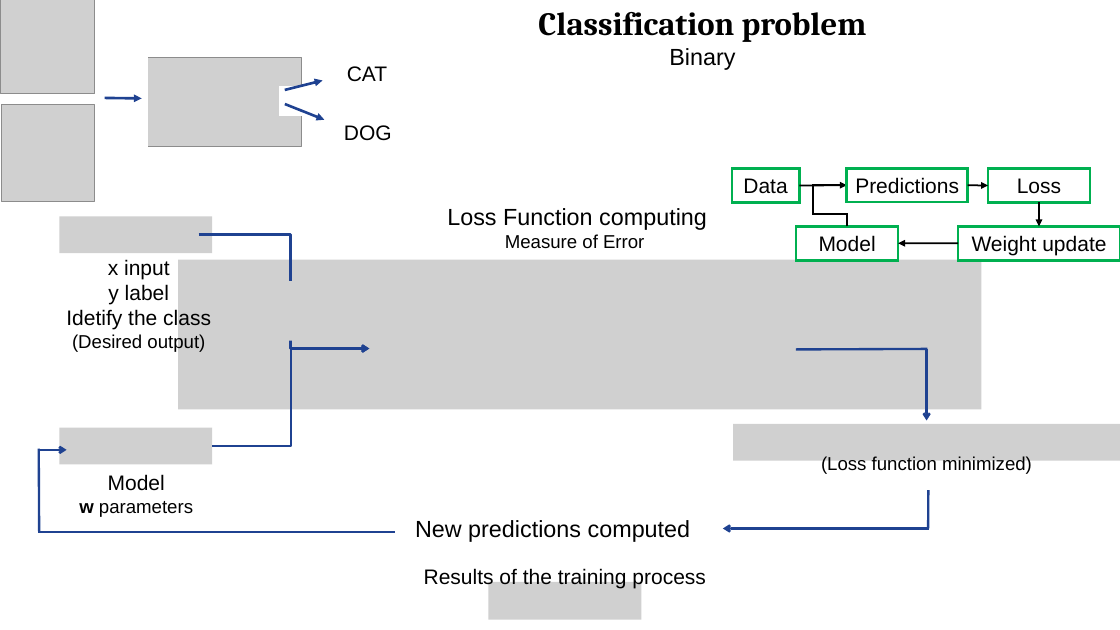
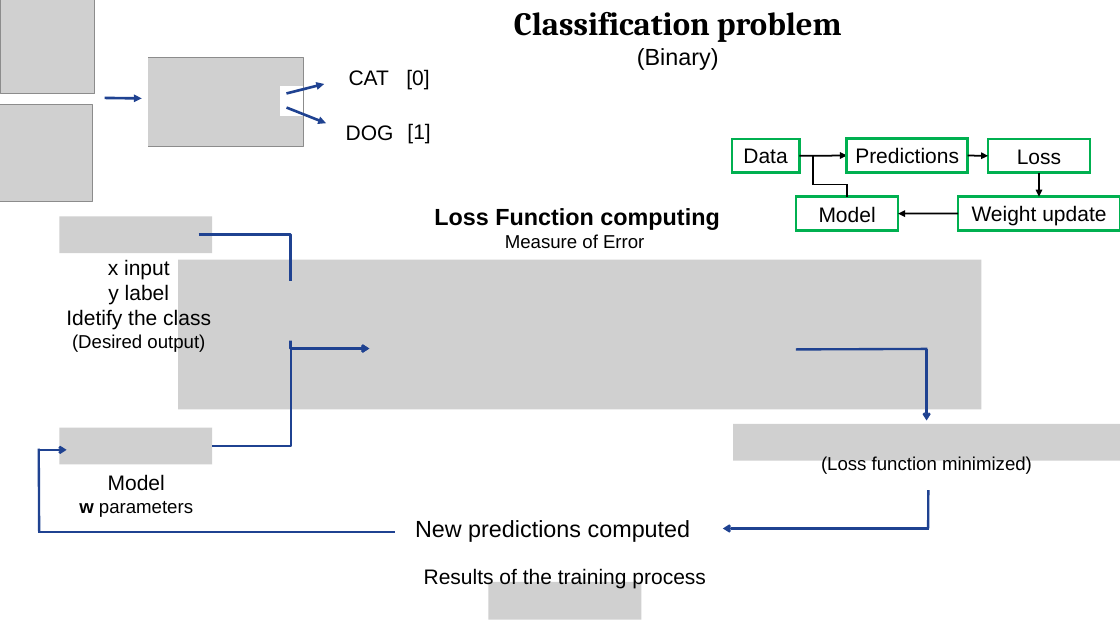
Before and after one commit to Nemenick/FCA_DeepNeuralNework-with-TensorFlow, a slide deck: slide 3 of _SNS_DeepNeuralNework with TensorFlow_lezione.pptx (slide 2 before the commit). Drawn at 1120x630 pixels with LibreOffice and Linux fonts; fonts in the diff are those of the drawing; grey boxes stand for pictures. Boxes give left, top, right and bottom in pixels: in the first picture for what was removed or moved away, otherwise in the second. Text is boxed around its words. In the diff, an @@ line names an element or a change of style, - is before the commit and + after.

```diff
--- a/_SNS_DeepNeuralNework with TensorFlow_lezione.pptx
+++ b/_SNS_DeepNeuralNework with TensorFlow_lezione.pptx
@@ text "Classification problem": place and size @@
-text "Classification problem" at [538,12,867,70]
+text "Classification problem" at [514,12,842,70]
@@ text at [637,48,719,70]: text changed @@
-Binary
+(Binary)
@@ 2 arrows, 1 text: place and size @@
-2 arrows, 1 text at [285,66,387,120]
+2 arrows, 1 text at [287,70,389,124]
@@ text added at [406,69,429,89], 18 pt, text #000000 @@
+[0]
@@ text added at [407,123,430,143], 18 pt, text #000000 @@
+[1]
@@ 5 rectangles, 3 arrows, 1 elbow arrow, 1 line: place and size @@
-5 rectangles, 3 arrows, 1 elbow arrow, 1 line at [732,168,1120,260]
+5 rectangles, 3 arrows, 1 elbow arrow, 1 line at [732,139,1120,230]
@@ text at [434,208,719,230]: bold on in "Loss Function computing" @@
```
Also in this commit, not shown: 3 other slides changed, 3 slides added, 1 slide removed, 2 other files.
